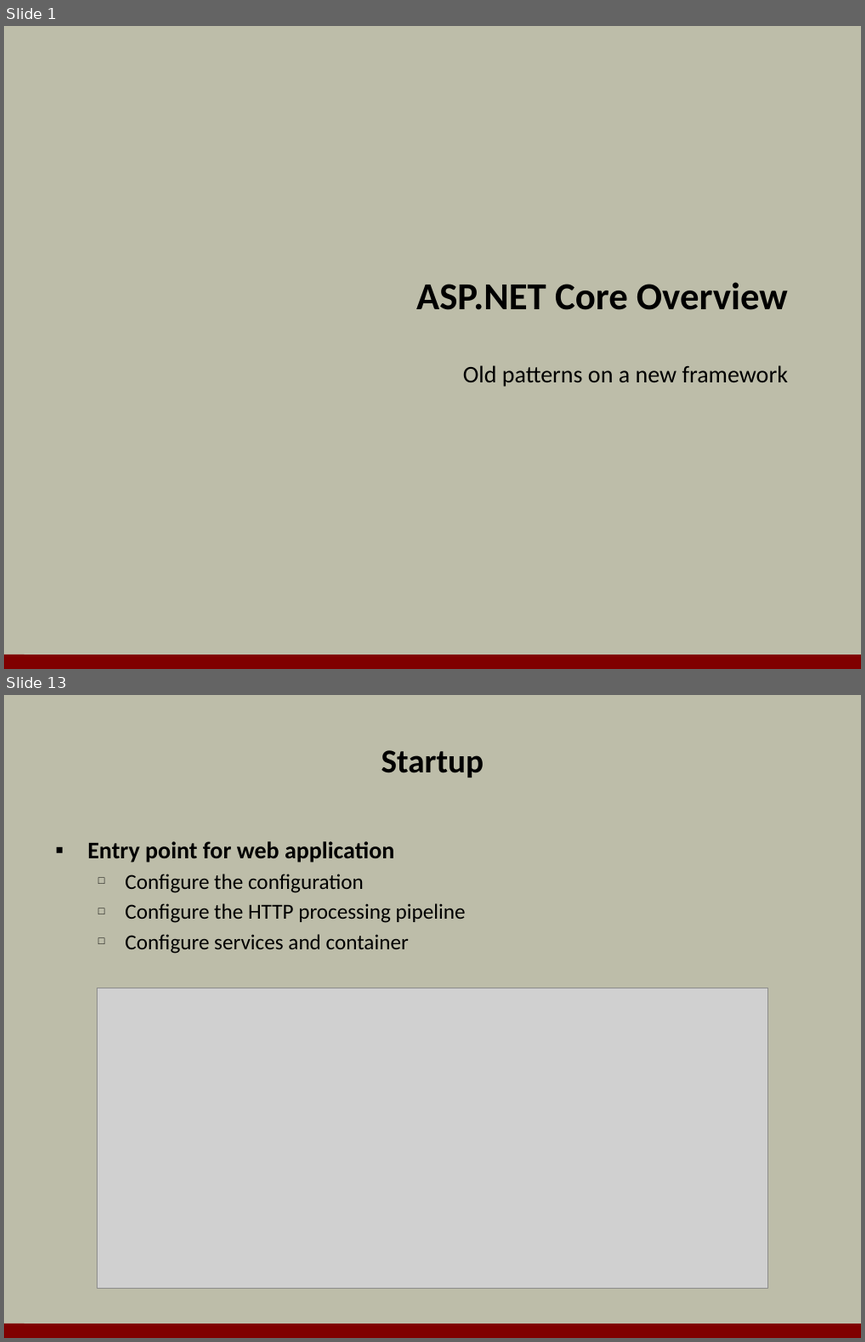
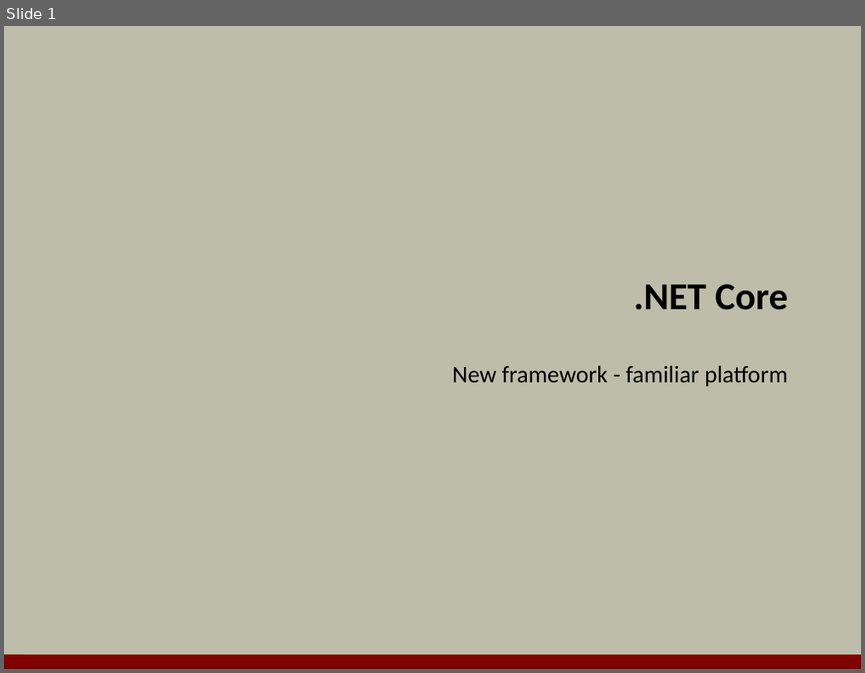
Before and after one commit to OdeToCode/classes, a slide deck: aspnet5/slides/01_Overview.pptx. Shown one above the other, each under a label of ours: slides 1 and 13 before the commit, slide 1 after it; the slides between them are not shown. The pictures are 865x1342 and 865x673 pixels, drawn with LibreOffice and Linux fonts; fonts in the diff are those of the drawing; grey boxes stand for pictures; background and template pictures are left out. Boxes give left, top, right and bottom in pixels: in the first picture for what was removed or moved away, otherwise in the second. Text is boxed around its words. In the diff, an @@ line names an element or a change of style, - is before the commit and + after.

```diff
--- a/aspnet5/slides/01_Overview.pptx
+++ b/aspnet5/slides/01_Overview.pptx
@@ slide 13 removed at [4, 695, 861, 1338], background #BDBDA9; not listed: 1 template element that a slide beside it also shows @@
@@ title removed at [381, 750, 484, 777] @@
-Startup
@@ text removed at [87, 841, 466, 953] @@
-▪ Entry point for web application
-  □ Configure the configuration
-  □ Configure the HTTP processing pipeline
-  □ Configure services and container
@@ picture removed at [97, 988, 767, 1287] @@
@@ slide 1 changed as well @@
@@ title at [634, 284, 788, 310]: text changed @@
-ASP.NET Core Overview
+.NET Core
@@ subtitle at [452, 365, 788, 386]: text changed @@
-Old patterns on a new framework
+New framework - familiar platform
```
Also in this commit, not shown: 12 slides added, 16 other slides removed, 6 other files.
